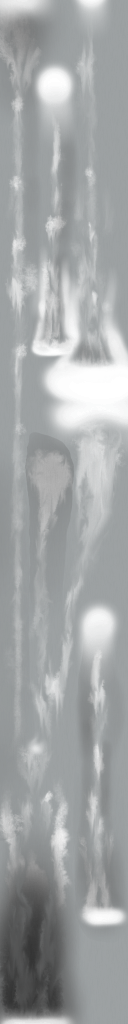
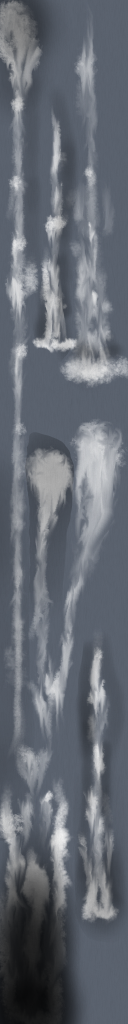
Layers edited between the first and the second 128 x 1024 image:
painted on "rapids" over box(0, 0, 128, 1024)
added layer "Layer 8" (33%) in group "river" over box(0, 0, 128, 1024)
